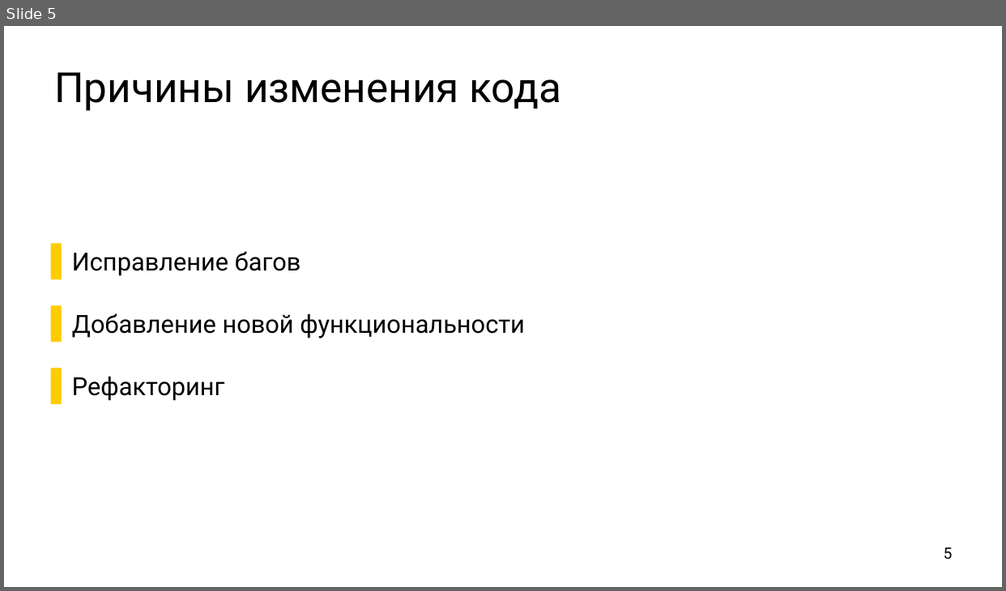
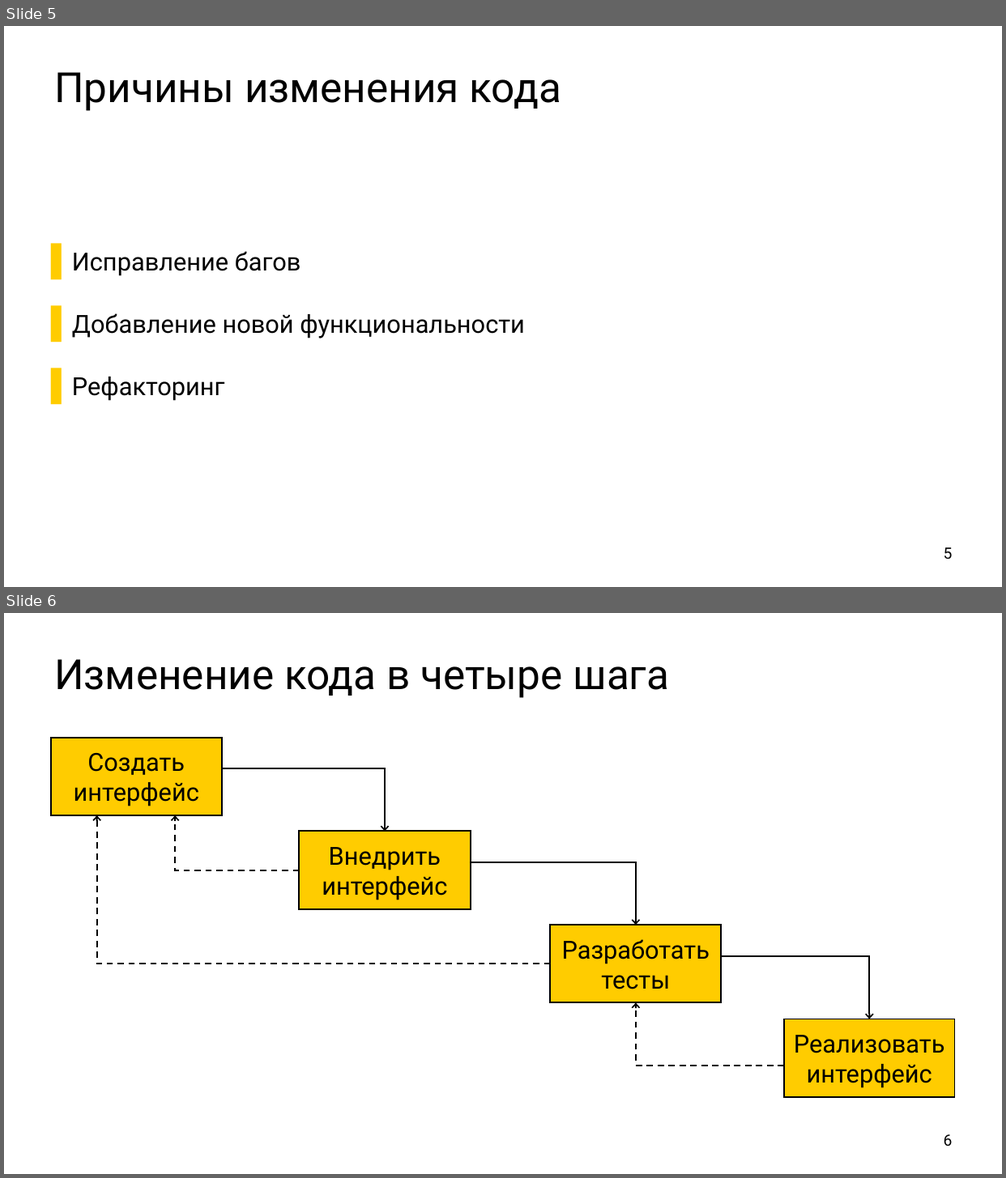
Before and after one commit to ishfb/secr2017, a slide deck: slides.pptx. Shown one above the other, each under a label of ours: slide 5 before the commit, slides 5 and 6 after it. The pictures are 1006x591 and 1006x1178 pixels, drawn with LibreOffice and Linux fonts; fonts in the diff are those of the drawing. Boxes give left, top, right and bottom in pixels: in the first picture for what was removed or moved away, otherwise in the second. Text is boxed around its words. In the diff, an @@ line names an element or a change of style, - is before the commit and + after.

```diff
--- a/slides.pptx
+++ b/slides.pptx
@@ slide 6 added at (x1=4, y1=613, x2=1002, y2=1174), background #FFFFFF @@
@@ title added at (x1=54, y1=659, x2=669, y2=698), 80 pt, text #000000 @@
+Изменение кода в четыре шага
@@ rectangle added at (x1=51, y1=738, x2=222, y2=815), fill #FFCC00, outline #000000 3 pt, 48 pt, text #000000 @@
+Создать интерфейс
@@ elbow arrow added from (222, 769) to (385, 831), #000000 3 pt @@
@@ elbow arrow added from (550, 964) to (97, 815), #000000 3 pt dashed @@
@@ elbow arrow added from (300, 870) to (175, 815), #000000 3 pt dashed @@
@@ rectangle added at (x1=300, y1=831, x2=471, y2=909), fill #FFCC00, outline #000000 3 pt, 48 pt, text #000000 @@
+Внедрить интерфейс
@@ elbow arrow added from (471, 862) to (636, 925), #000000 3 pt @@
@@ rectangle added at (x1=550, y1=925, x2=721, y2=1003), fill #FFCC00, outline #000000 3 pt, 48 pt, text #000000 @@
+Разработать тесты
@@ elbow arrow added from (721, 956) to (869, 1020), #000000 3 pt @@
@@ elbow arrow added from (784, 1066) to (636, 1003), #000000 3 pt dashed @@
@@ rectangle added at (x1=784, y1=1020, x2=955, y2=1097), fill #FFCC00, outline #000000 3 pt, 48 pt, text #000000 @@
+Реализовать интерфейс
@@ page number added at (x1=944, y1=1135, x2=953, y2=1146), 30 pt, text #000000 @@
+6
```
Also in this commit, not shown: 2 other slides added.
